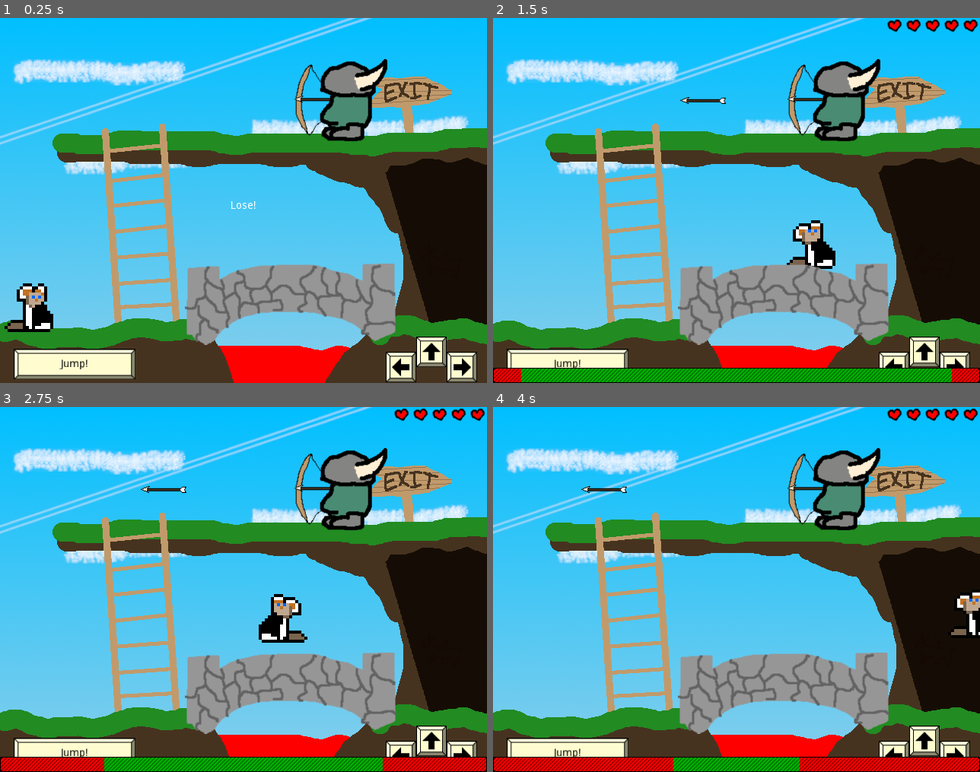
Above: before the commit, frames 1-4 (two rows, left to right).
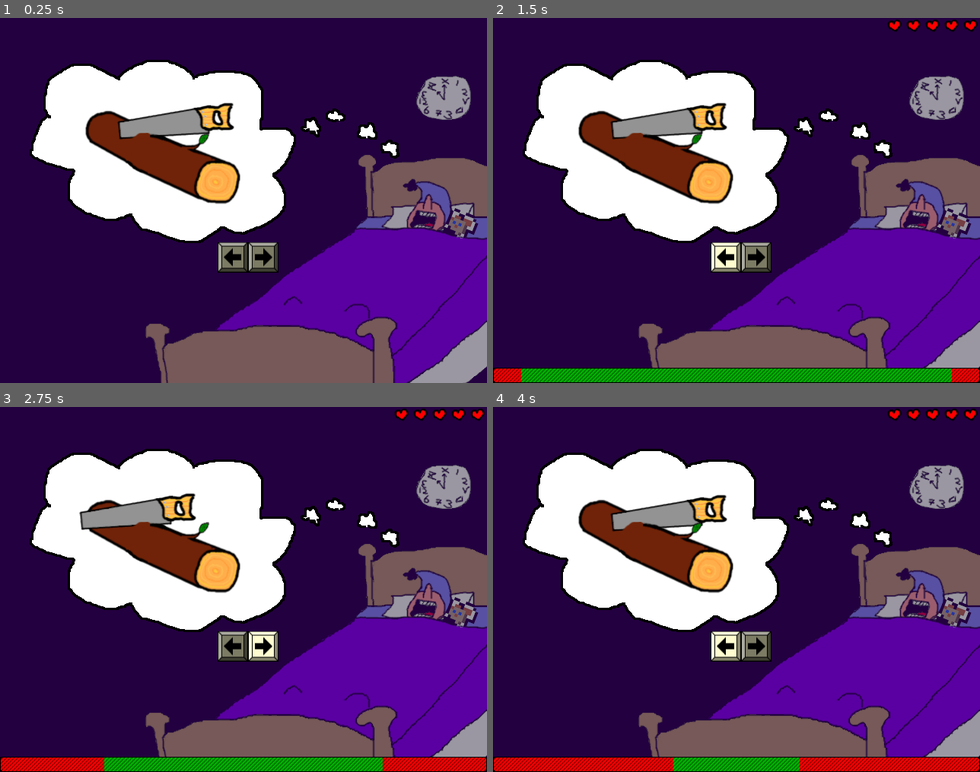
Above: after the commit, the same moments.

Repository: swashdev/minigame-madness
Game: Godot game, scene res://master/scenes/main.tscn
The game is run twice, just before and just after one commit, with the same random seed, the same clock (stepped at 60 frames per second) and the same inputs.
Inputs:
- Up to frame 1 (0.25 s): no input
- Up to frame 2 (1.5 s): tap Enter at 0.5 s; hold Space (action) 0.53-1.28 s; hold Right (move_right) from 0.53 s (still down); tap Up (move_up) at 0.77 s; tap Space (action) at 1.35 s
- Up to frame 3 (2.75 s): tap Up (move_up) at 1.52 s; release Right (move_right) at 2.03 s; hold Left (move_left) from 2.03 s (still down); hold Space (action) from 2.03 s (still down)
- Up to frame 4 (4 s): release Left (move_left) at 2.78 s; release Space (action) at 2.78 s; hold Right (move_right) from 2.78 s (still down); tap Space (action) at 2.85 s; tap Up (move_up) at 3.02, 3.77 s; hold Space (action) from 3.53 s (still down)

The runs differ from the first frame. In frame 1, 100% of the frame differs, in the area x 0-100%, y 0-100%; in frame 2, 95%; in frame 3, 95%; in frame 4, 95%.

Commit message:
[MASTER] add the big rig minigame to the queue.

Diff:
--- a/master/scripts/minigame_canvas.gd
+++ b/master/scripts/minigame_canvas.gd
@@ -16,6 +16,7 @@
 	preload( "res://mini/baseball/scenes/baseball_minigame.tscn" ),
 	preload( "res://mini/lose/scenes/lose_minigame.tscn" ),
 	preload( "res://mini/za/scenes/za_minigame.tscn" ),
+	preload( "res://mini/big_rigs/big_rig_minigame.tscn" ),
 	# Comma on last element intentional for efficient diff files.
 ]
 
